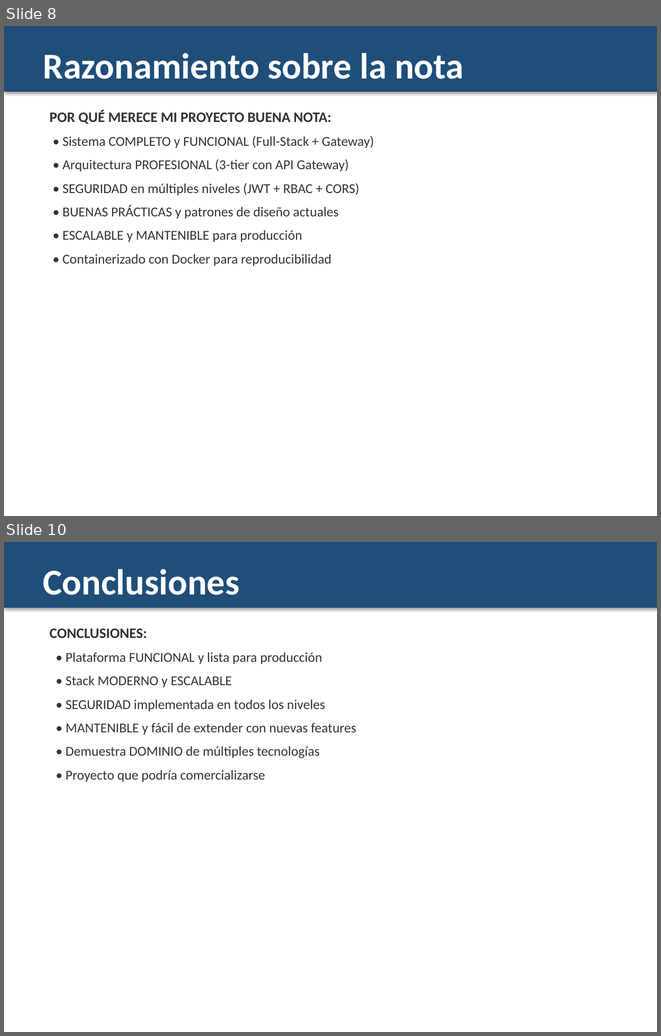
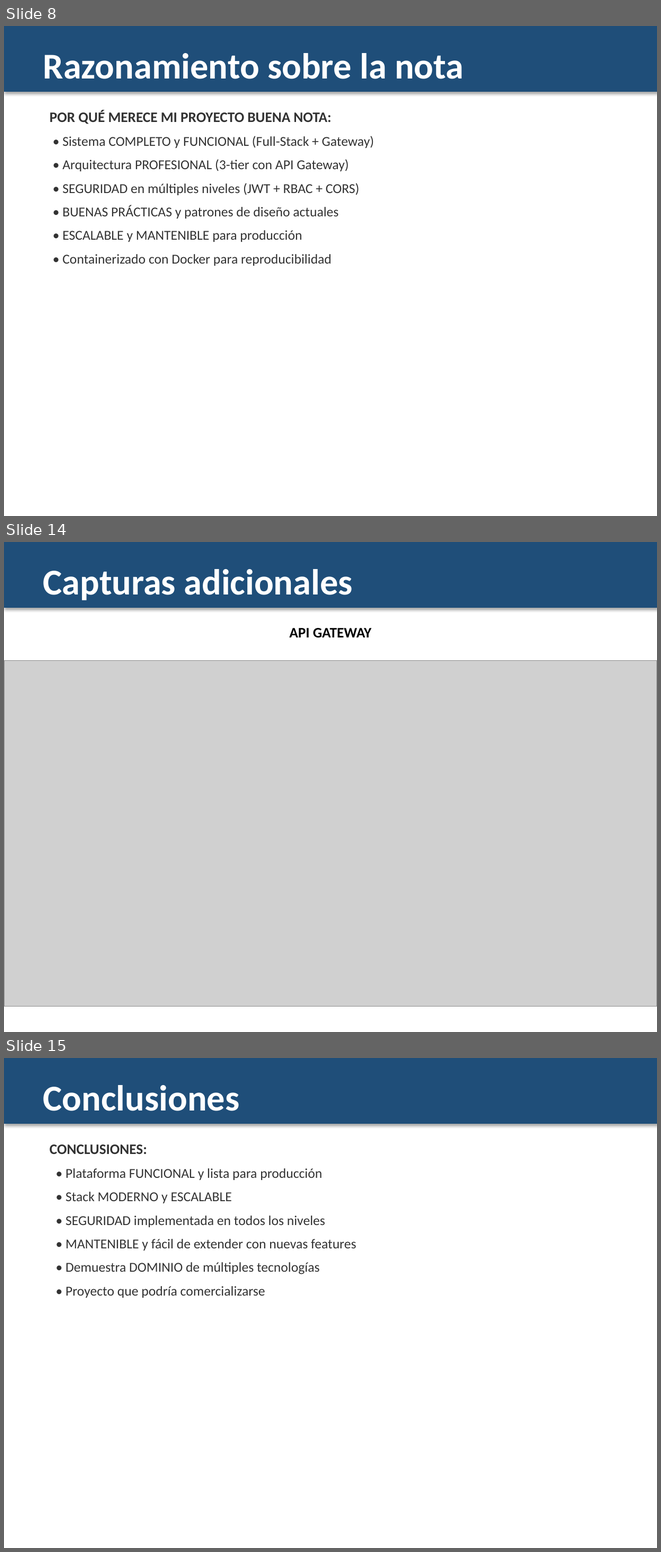
Before and after one commit to GaizkaCarrasco/CineData, a slide deck: Presentacion_CineData.pptx. Shown one above the other, each under a label of ours: slides 8 and 10 before the commit, slides 8, 14 and 15 after it; the slides between them are not shown. The pictures are 661x1036 and 661x1552 pixels, drawn with LibreOffice and Linux fonts; fonts in the diff are those of the drawing; grey boxes stand for pictures. Boxes give left, top, right and bottom in pixels: in the first picture for what was removed or moved away, otherwise in the second. Text is boxed around its words. In the diff, an @@ line names an element or a change of style, - is before the commit and + after.

Commit message:
Actualizar presentación y Readme e incluir el vídeo
Meter capturas en la presentación y el enlace al vídeo

```diff
--- a/Presentacion_CineData.pptx
+++ b/Presentacion_CineData.pptx
@@ slide 14 added at (4,542,657,1032), background #FFFFFF @@
@@ rectangle added at (4,542,657,607), fill #1F4E79, outline #1F4E79 0.75 pt @@
@@ text added at (43,569,353,600), 40 pt, text #FFFFFF, bold @@
+Capturas adicionales
@@ text added at (289,628,372,637), 16 pt, text #000000, bold @@
+API GATEWAY
@@ picture added at (4,661,657,1006) @@
@@ what was slide 10 is now slide 15 @@
```
Also in this commit, not shown: 1 slide changed, 4 other slides added, 2 other files.
